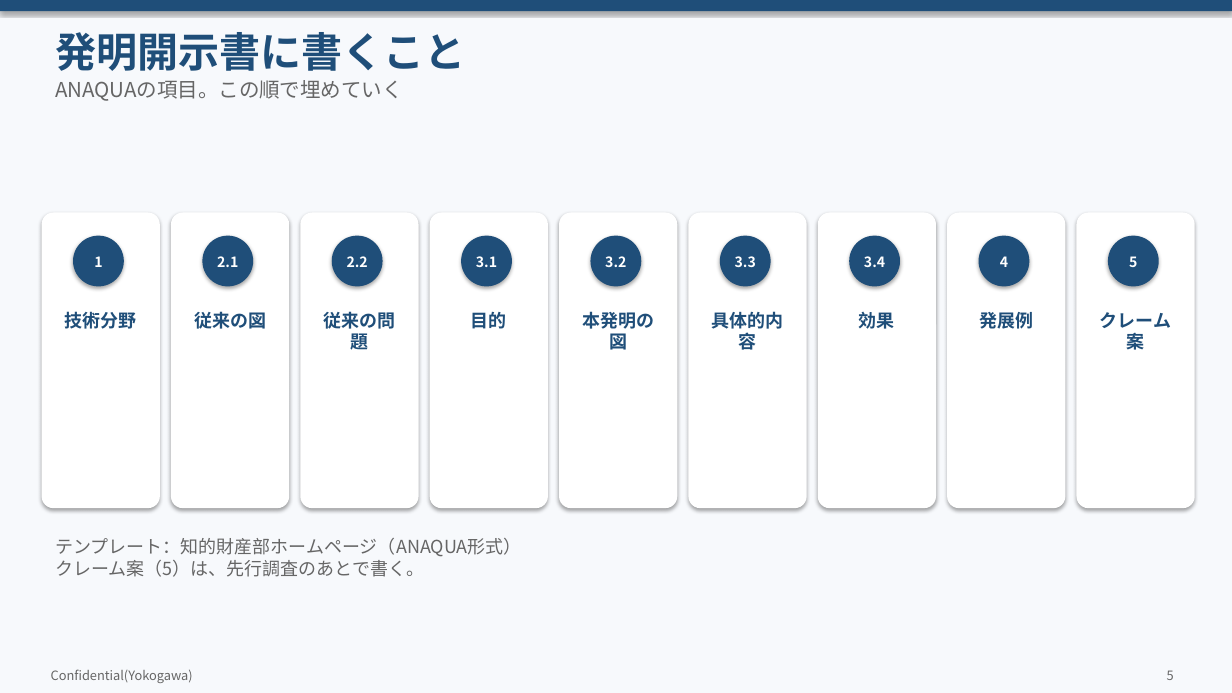
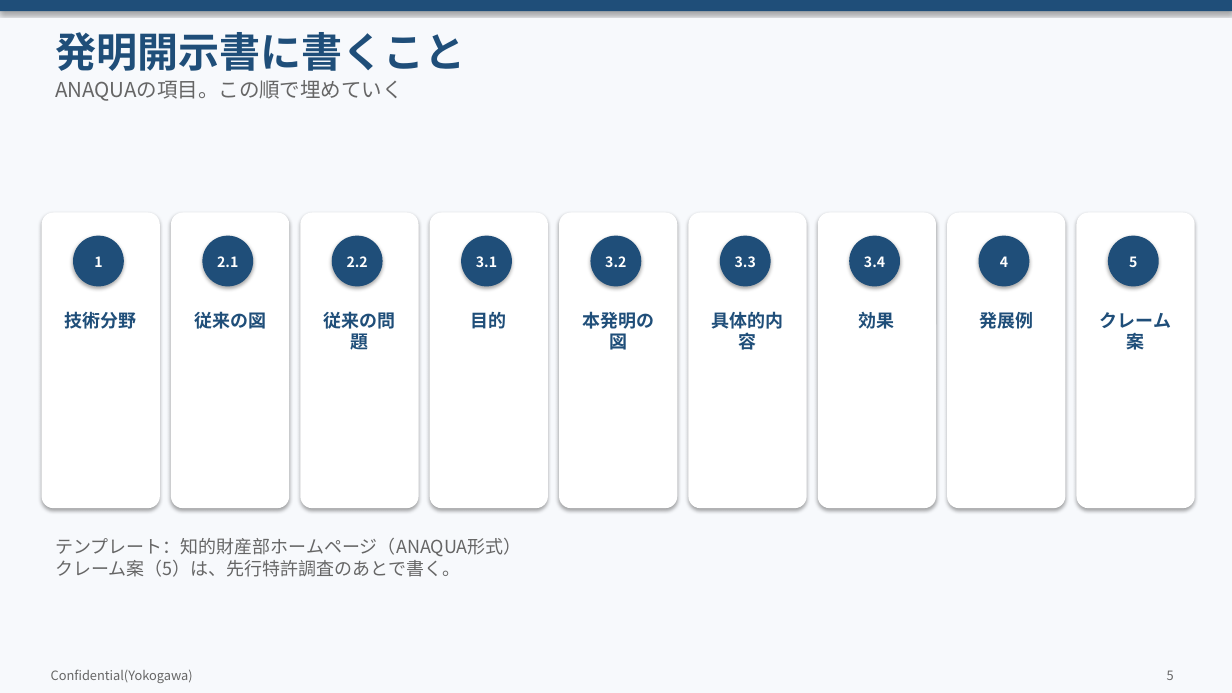
Before and after one commit to zhexingwang/ppt, a slide deck: slide 5 of decks/05_Copilot発明開示書/Copilot発明開示書_訂正反映.pptx. Drawn at 1232x693 pixels with LibreOffice and Linux fonts; fonts in the diff are those of the drawing. Boxes give left, top, right and bottom in pixels: in the first picture for what was removed or moved away, otherwise in the second. Text is boxed around its words. In the diff, an @@ line names an element or a change of style, - is before the commit and + after.

```diff
--- a/decks/05_Copilot発明開示書/Copilot発明開示書_訂正反映.pptx
+++ b/decks/05_Copilot発明開示書/Copilot発明開示書_訂正反映.pptx
@@ text at bbox=[55, 538, 522, 577]: text changed @@
-テンプレート：知的財産部ホームページ（ANAQUA形式）
-クレーム案（5）は、先行調査のあとで書く。
+テンプレート：知的財産部ホームページ（ANAQUA形式）
+クレーム案（5）は、先行特許調査のあとで書く。
```
Also in this commit, not shown: 8 other slides changed, 13 other files.
